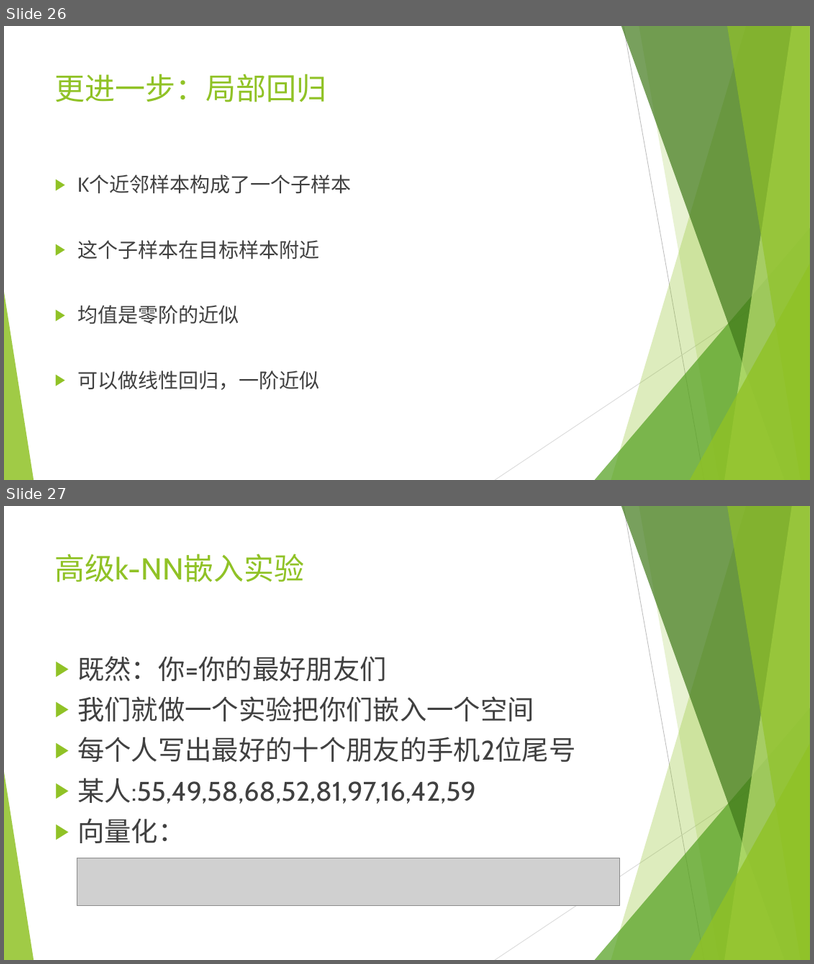
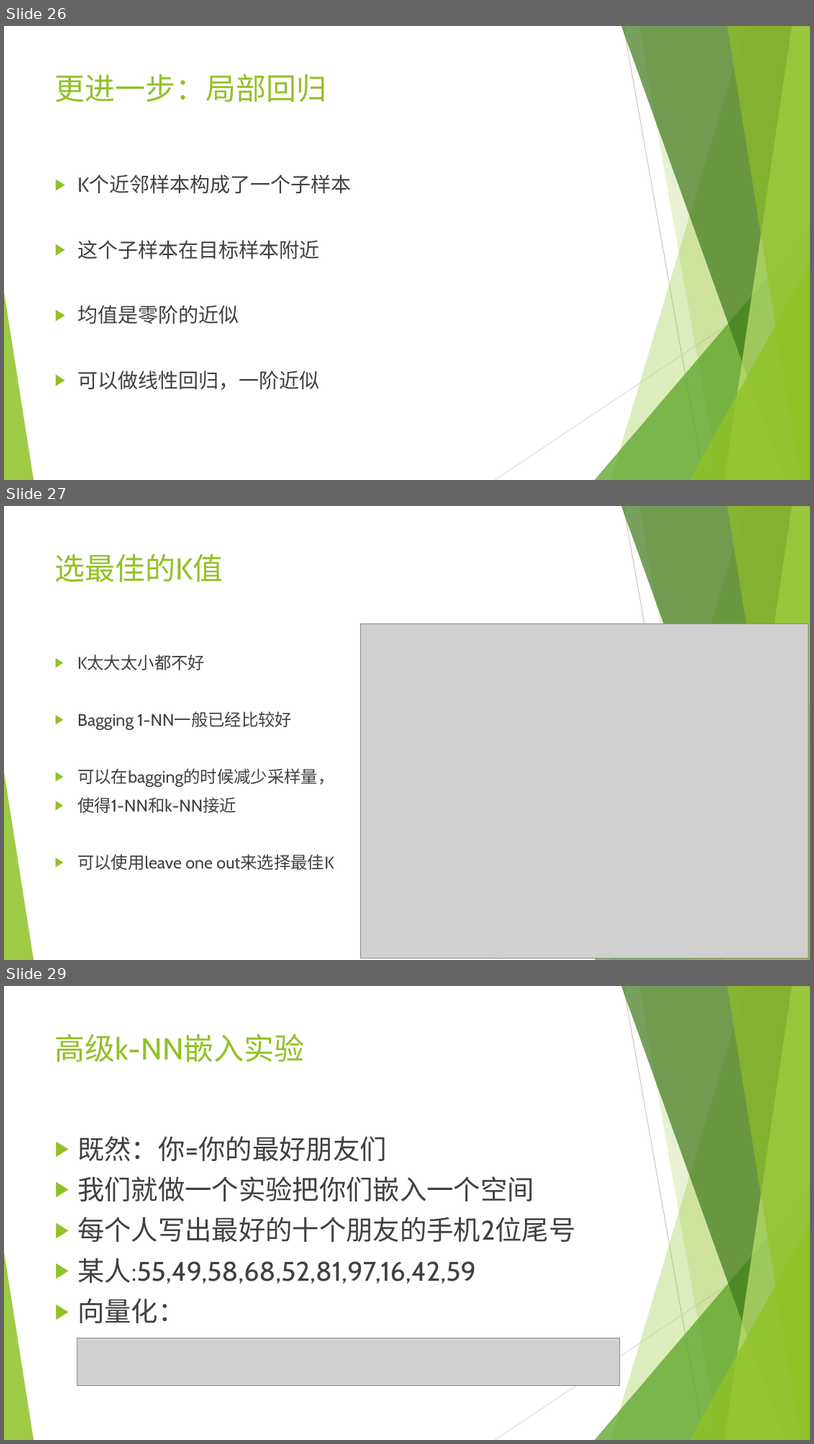
Before and after one commit to wangyi-fudan/BIOL130173, a slide deck: 6_k近邻法.pptx. Shown one above the other, each under a label of ours: slides 26 and 27 before the commit, slides 26, 27 and 29 after it; the slides between them are not shown. The pictures are 814x964 and 814x1444 pixels, drawn with LibreOffice and Linux fonts; fonts in the diff are those of the drawing; grey boxes stand for pictures. Boxes give left, top, right and bottom in pixels: in the first picture for what was removed or moved away, otherwise in the second. Text is boxed around its words. In the diff, an @@ line names an element or a change of style, - is before the commit and + after.

```diff
--- a/6_k近邻法.pptx
+++ b/6_k近邻法.pptx
@@ slide 27 added at [4, 506, 810, 960], background #FFFFFF; not listed: 10 template elements that a slide beside it also shows @@
@@ title added at [55, 554, 224, 582], 36 pt, text #90C226 @@
+选最佳的K值
@@ picture added at [361, 624, 808, 958] @@
@@ text added at [77, 654, 335, 870], 20 pt, text #404040 @@
+▶ K太大太小都不好
+▶ Bagging 1-NN一般已经比较好
+▶ 可以在bagging的时候减少采样量，
+▶ 使得1-NN和k-NN接近
+▶ 可以使用leave one out来选择最佳K
@@ what was slide 27 is now slide 29 @@
```
Also in this commit, not shown: 1 other slide added.
